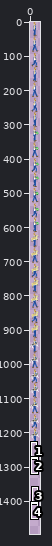
A sprite sheet gets an edit: img/farmer.png. Above, an overview of the earlier version with the close-up marked.
Close-up. As it was:
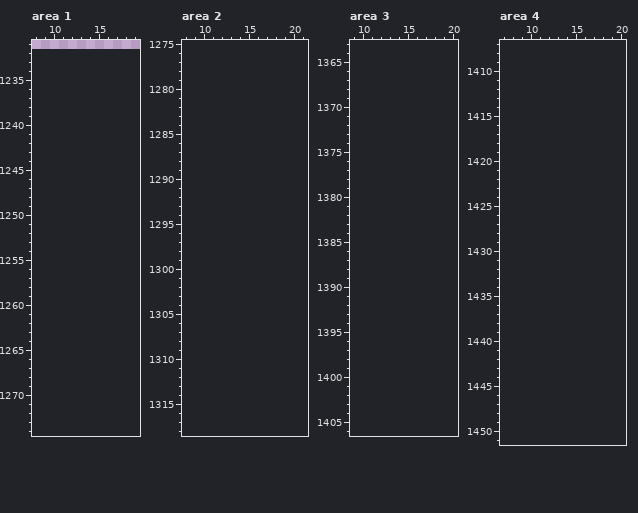
The file is 30x1232 pixels. Colours within 5 levels of each other are drawn and written as one. Shown: area 1: x 8..19, y 1231..1274; area 2: x 8..21, y 1275..1318; area 3: x 9..20, y 1363..1406; area 4: x 7..20, y 1407..1451. The old version is drawn lined up with the new one, on the new canvas. The commit also changed other parts of the picture, which this record leaves out.
Palette (. is transparent): 
The same view after the edit:
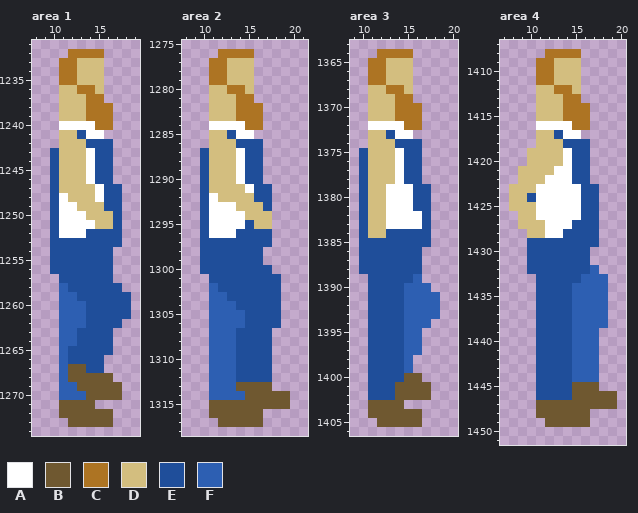
Colours new in this view: A #ffffff  B #6f5830  C #ad7423  D #d3be7f  E #1f4e9a  F #2d5fb2
Change:
canvas 30x1232 -> 30x1496
Changed rows in their new state; - is an unchanged pixel.
Area 1:
first column x 10:
1232 --CCCC---
1233 -CCDDD---
1234 -CCDDD---
1235 -CCDDD---
1236 -DDCCD---
1237 -DDDCC---
1238 -DDDCCC--
1239 -DDDCCC--
1240 -AAAACC--
1241 -DDEAA---
1242 -DDDEEE--
1243 EDDDAEE--
1244 EDDDAEE--
1245 EDDDAEE--
1246 EDDDAEE--
1247 EDDDDAEE-
1248 EADDDAEE-
1249 EAADDDEE-
1250 EAAADDDE-
1251 EAAAADDE-
1252 EAAAEEEE-
1253 EEEEEEEE-
1254 EEEEEEE--
1255 EEEEEEE--
1256 EEEEEEE--
1257 -EEEEEE--
1258 -FEEEEEE-
1259 -FFEEEEEE
1260 -FFFEEEEE
1261 -FFFEEEEE
1262 -FFFEEEE-
1263 -FFEEEE--
1264 -FFEEEE--
1265 -FEEEEE--
1266 -FEEEE---
1267 -FBBEE---
1268 -FBBBBB--
1269 -FFBBBBB-
1270 -FFFBBBB-
1271 -BBBB----
1272 -BBBBBB--
1273 --BBBBB--
Area 2:
first column x 10:
1276 --CCCC----
1277 -CCDDD----
1278 -CCDDD----
1279 -CCDDD----
1280 -DDCCD----
1281 -DDDCC----
1282 -DDDCCC---
1283 -DDDCCC---
1284 -AAAACC---
1285 -DDEAA----
1286 -DDDEEE---
1287 EDDDAEE---
1288 EDDDAEE---
1289 EDDDAEE---
1290 EDDDAEE---
1291 EDDDDAEE--
1292 EADDDDEE--
1293 EAAADDDE--
1294 EAAAADDD--
1295 EAAAAEDD--
1296 EAAAEEEE--
1297 EEEEEEEE--
1298 EEEEEEE---
1299 EEEEEEE---
1300 EEEEEEEE--
1301 -EEEEEEEE-
1302 -FEEEEEEE-
1303 -FFEEEEEE-
1304 -FFFEEEEE-
1305 -FFFFEEEE-
1306 -FFFFEEEE-
1307 -FFFEEEE--
1308 -FFFEEEE--
1309 -FFFEEEE--
1310 -FFFEEEE--
1311 -FFFEEEE--
1312 -FFFEEEE--
1313 -FFFBBBB--
1314 -FFFFBBBBB
1315 -BBBBBBBBB
1316 -BBBBBB---
1317 --BBBBB---
Area 3:
first column x 10:
1364 --CCCC---
1365 -CCDDD---
1366 -CCDDD---
1367 -CCDDD---
1368 -DDCCD---
1369 -DDDCC---
1370 -DDDCCC--
1371 -DDDCCC--
1372 -AAAACC--
1373 -DDEAA---
1374 -DDDEEE--
1375 EDDDAEE--
1376 EDDDAEE--
1377 EDDDAEE--
1378 EDDDAEE--
1379 EDDAAAEE-
1380 EDDAAAEE-
1381 EDDAAAEE-
1382 EDDAAAAE-
1383 EDDAAAAE-
1384 EDDEEEEE-
1385 EEEEEEEE-
1386 EEEEEEE--
1387 EEEEEEE--
1388 EEEEEEE--
1389 -EEEEEF--
1390 -EEEEFFF-
1391 -EEEEFFFF
1392 -EEEEFFFF
1393 -EEEEFFFF
1394 -EEEEFFF-
1395 -EEEEFF--
1396 -EEEEFF--
1397 -EEEEFF--
1398 -EEEEF---
1399 -EEEEF---
1400 -EEEEBB--
1401 -EEEBBBB-
1402 -EEEBBBB-
1403 -BBBB----
1404 -BBBBBB--
1405 --BBBBB--
Area 4:
first column x 8:
1408 ----CCCC----
1409 ---CCDDD----
1410 ---CCDDD----
1411 ---CCDDD----
1412 ---DDCCD----
1413 ---DDDCC----
1414 ---DDDCCC---
1415 ---DDDCCC---
1416 ---AAAACC---
1417 ---DDEAA----
1418 ---DDDEEE---
1419 --DDDDAEE---
1420 --DDDDAEE---
1421 -DDDDAAEE---
1422 -DDDAAAEE---
1423 DDDAAAAAEE--
1424 DDEAAAAAEE--
1425 DDDAAAAAEE--
1426 -DDAAAAAEE--
1427 -DDDAAAEEE--
1428 --DDAAEEEE--
1429 --EEEEEEEE--
1430 --EEEEEEE---
1431 --EEEEEEE---
1432 --EEEEEEEF--
1433 ---EEEEEFFF-
1434 ---EEEEFFFF-
1435 ---EEEEFFFF-
1436 ---EEEEFFFF-
1437 ---EEEEFFFF-
1438 ---EEEEFFFF-
1439 ---EEEEFFF--
1440 ---EEEEFFF--
1441 ---EEEEFFF--
1442 ---EEEEFFF--
1443 ---EEEEFFF--
1444 ---EEEEFFF--
1445 ---EEEEBBB--
1446 ---EEEEBBBBB
1447 ---BBBBBBBBB
1448 ---BBBBBB---
1449 ----BBBBB---
Boxes around the changes in both close-ups, in picture pixels (x1, y1, x2, y2):
added: (50, 49, 131, 427)
added: (200, 49, 290, 427)
added: (359, 49, 440, 427)
added: (509, 49, 617, 427)
